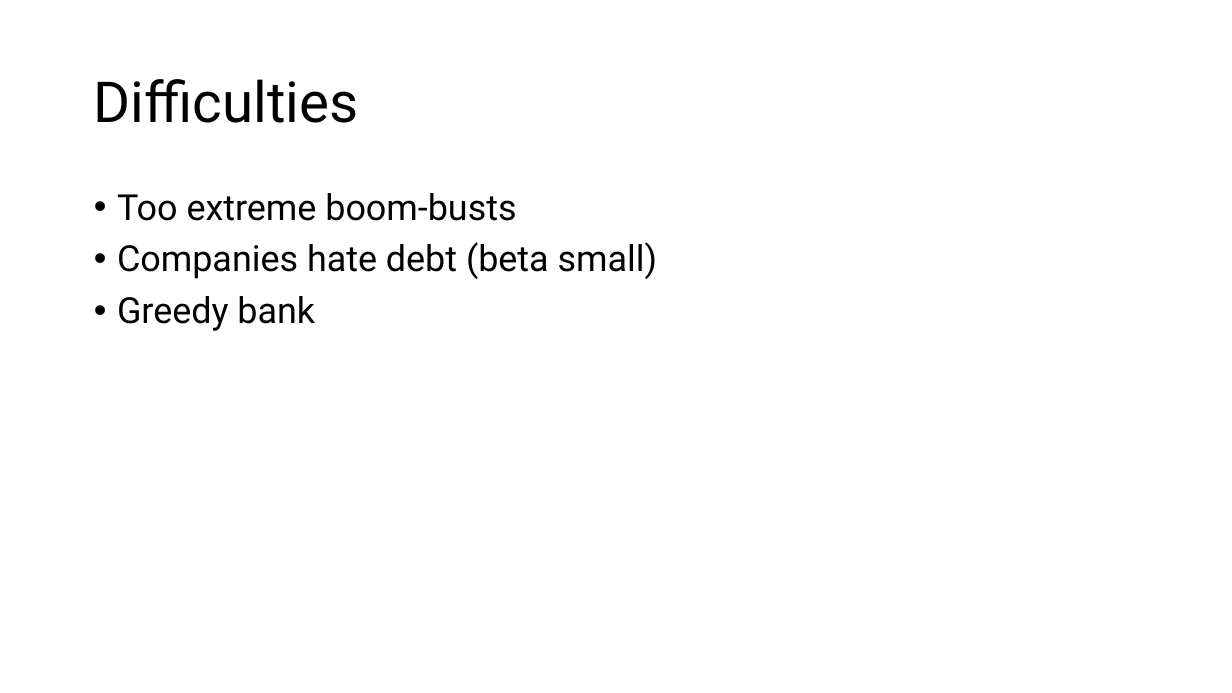
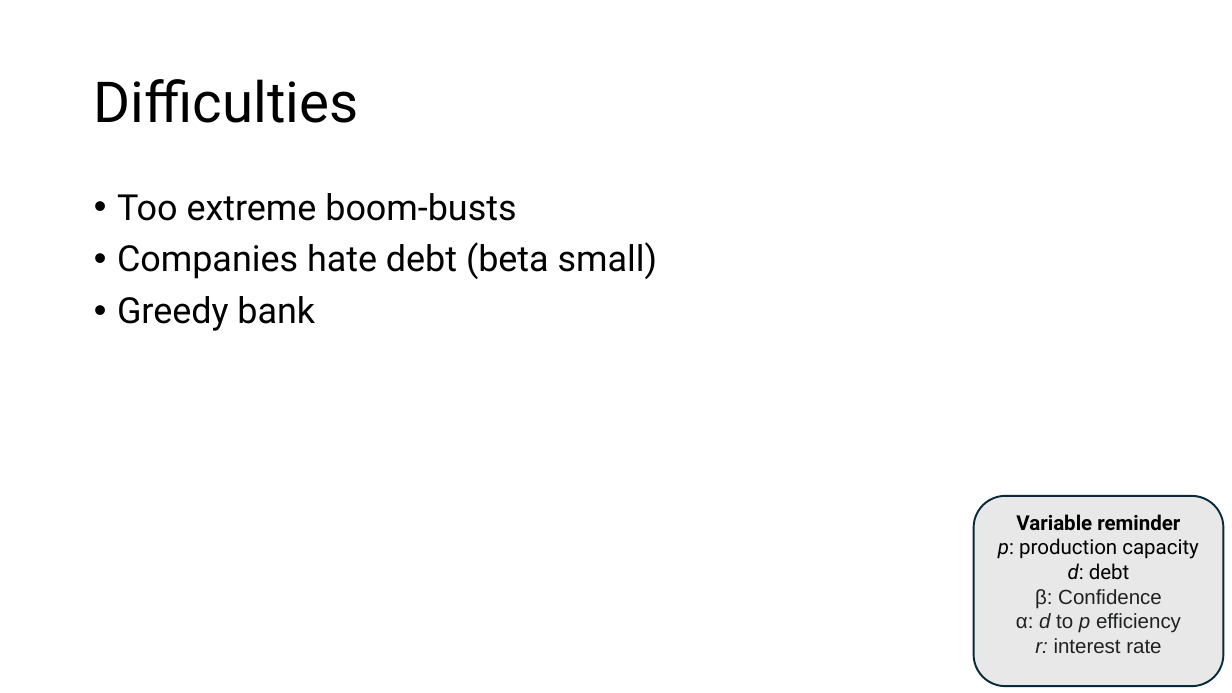
Before and after one commit to 2BeAsh/masters_project, a slide deck: slide 15 of Agent based models of debt and collapse.pptx (slide 8 before the commit). Drawn at 1232x693 pixels with LibreOffice and Linux fonts; fonts in the diff are those of the drawing. Boxes give left, top, right and bottom in pixels: in the first picture for what was removed or moved away, otherwise in the second. Text is boxed around its words. In the diff, an @@ line names an element or a change of style, - is before the commit and + after.

```diff
--- a/Agent based models of debt and collapse.pptx
+++ b/Agent based models of debt and collapse.pptx
@@ rounded rectangle added at (974,496,1224,687), fill #E8E8E8, outline #092A39 1.5 pt, 16 pt, text #000000 @@
+Variable reminder
+p: production capacity
+d: debt
+β: Confidence
+α: d to p efficiency
+r: interest rate
```
Also in this commit, not shown: 2 other slides changed, 10 slides added, 3 slides removed.
